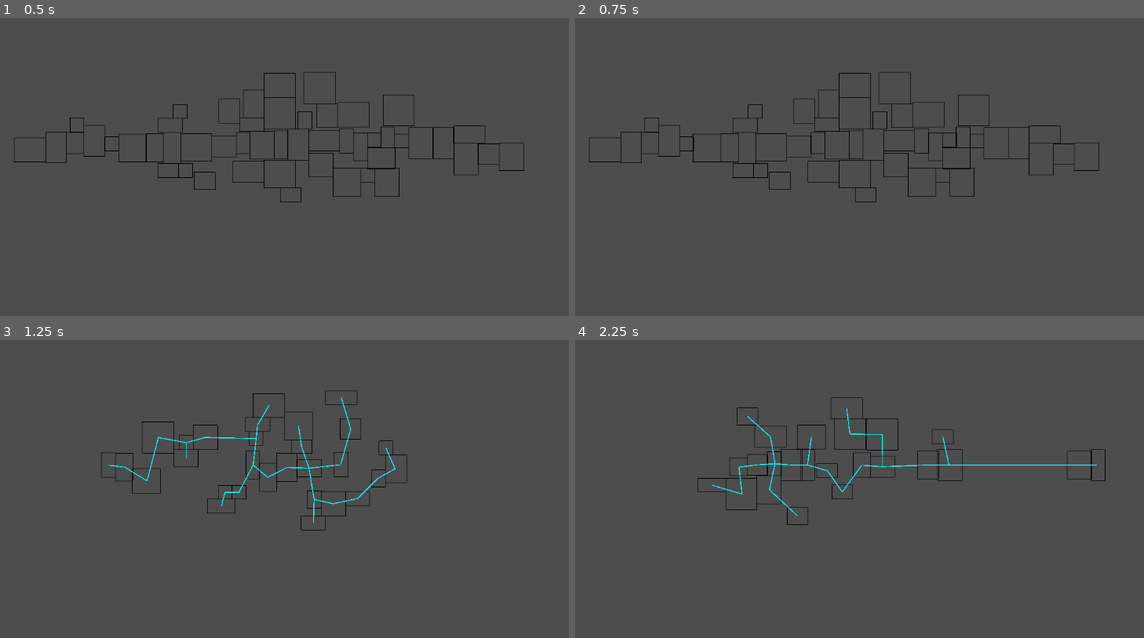
Above: before the commit, frames 1-4 (two rows, left to right).
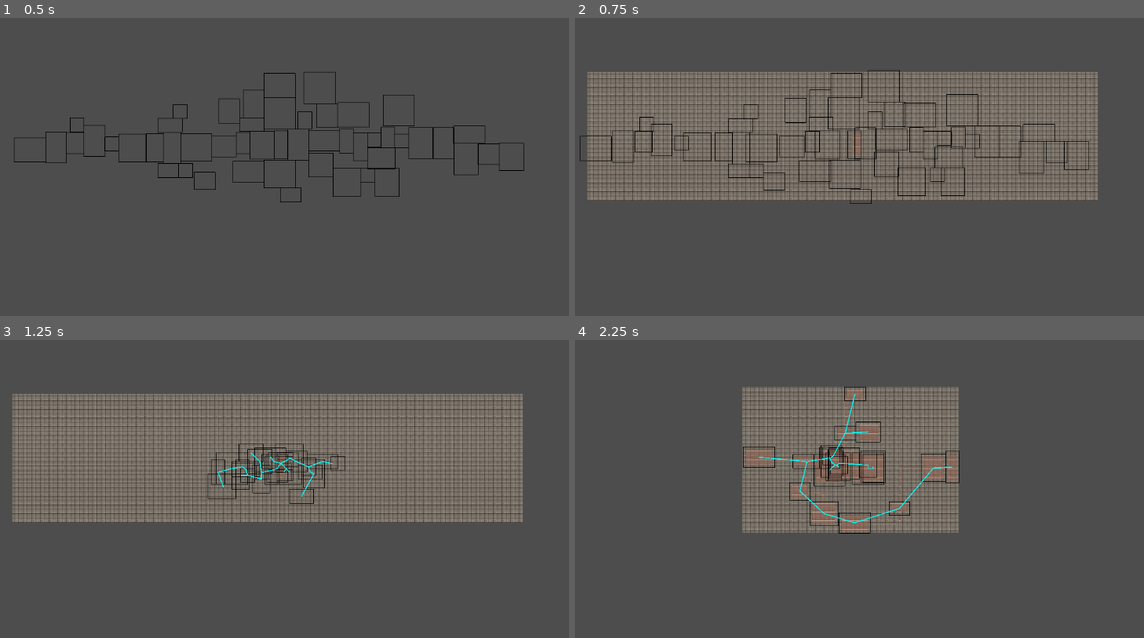
Above: after the commit, the same moments.

Repository: Dremoros/PxlSword
Game: Godot game, scene res://main.tscn
Same seed, same stepped clock (60 frames per second), same inputs: the game is played once before the commit and once after it. The project has no main scene, so this scene is started directly.
Inputs:
- Up to frame 1 (0.5 s): no input
- Up to frame 2 (0.75 s): hold Tab (ui_focus_next) from 0.53 s (still down)
- Up to frame 3 (1.25 s): keep holding Tab (ui_focus_next); tap Space (ui_select) at 0.77 s
- Up to frame 4 (2.25 s): release Tab (ui_focus_next) at 1.28 s; tap Tab (ui_focus_next) at 1.35 s; tap Space (ui_select) at 1.52 s; hold Tab (ui_focus_next) from 2.03 s (still down)

Frame 1 is identical in both runs. In frame 2, 31% of the frame differs, in the area x 0-93%, y 17-63%; in frame 3, 32%, in the area x 2-92%, y 16-64%; in frame 4, 16%.
Error after the commit: Invalid call. Nonexistent function 'get_closest_point' in base 'Nil'. (res://main.gd:128)

Commit message:
Basic map done

Diff:
--- a/main.gd
+++ b/main.gd
@@ -1,6 +1,8 @@
 extends Node2D
 
 var Room = preload("res://room.tscn")
+
+@onready var Map = $TileMap
 
 #tile size of the room's tile in pxl
 var tile_size = 32
@@ -70,6 +72,8 @@
 			n.queue_free()
 		path = null
 		make_rooms()
+	if event.is_action_pressed('ui_focus_next'):
+		make_map()
 
 func find_mst(nodes):
 	# Prim's algorithm
@@ -95,3 +99,60 @@
 		path.connect_points(path.get_closest_point(p), n)
 		nodes.erase(min_p)
 	return path
+
+
+func make_map():
+	Map.clear()
+	var full_rect = Rect2()
+	for room in $Rooms.get_children():
+		var r = Rect2(room.position - room.size,
+					room.get_node("CollisionShape2D").shape.extents*2)
+		full_rect = full_rect.merge(r)
+	var topleft = Map.local_to_map(full_rect.position)
+	var bottomright = Map.local_to_map(full_rect.end)
+	for x in range(topleft.x, bottomright.x):
+		for y in range(topleft.y, bottomright.y):
+			Map.set_cell(0, Vector2i(x, y), 0, Vector2i(1,0), 0)
+
+	# Carve the rooms from the walls
+	var corridors = [] # One corridor per connection
+	for room in $Rooms.get_children():
+		var s = (room.size / tile_size).floor()
+		var pos = Map.local_to_map(room.position)
+		var ul = (room.position / tile_size).floor() - s
+		#This iteration range create the space between the rooms
+		for x in range(2, s.x * 2 - 1):
+			for y in range(2, s.y * 2 - 1):
+				Map.set_cell(0, Vector2i(ul.x + x, ul.y + y), 0, Vector2i(0,0), 0)
+		# Carve connecting corridor
+		var p = path.get_closest_point(room.position)
+		for conn in path.get_point_connections(p):
+			if not conn in corridors:
+				var start = Map.local_to_map(Vector2(path.get_point_position(p).x,
+													path.get_point_position(p).y))
+				var end = Map.local_to_map(Vector2(path.get_point_position(conn).x,
+													path.get_point_position(conn).y))
+				carve_path(start, end)
+		corridors.append(p)
+
+func carve_path(start, end):
+
+	var difference_x = sign(end.x - start.x)
+	var difference_y = sign(end.y - start.y)
+
+	if difference_x == 0:
+		difference_x = pow(-1.0, randi() % 2)
+	if difference_y == 0:
+		difference_y = pow(-1.0, randi() % 2)
+
+	var x_over_y = start
+	var y_over_x = end
+
+	if randi() % 2 > 0:
+		x_over_y = end
+		y_over_x = start
+
+	for x in range(start.x, end.x, difference_x):
+		Map.set_cell(0, Vector2i(x, y_over_x.y), 0, Vector2i(0,0), 0)
+	for y in range(start.y, end.y, difference_y):
+		Map.set_cell(0, Vector2i(x_over_y.x, y), 0, Vector2i(0,0), 0)
--- a/main.tscn
+++ b/main.tscn
@@ -1,6 +1,23 @@
-[gd_scene load_steps=2 format=3 uid="uid://dhj1jxy0jheig"]
+[gd_scene load_steps=5 format=3 uid="uid://dhj1jxy0jheig"]
 
 [ext_resource type="Script" path="res://main.gd" id="1_baaaq"]
+[ext_resource type="Texture2D" uid="uid://cyolsddo6acvn" path="res://Assets/Tile_set_temp_32.png" id="2_fkjx4"]
+
+[sub_resource type="TileSetAtlasSource" id="TileSetAtlasSource_ne3a6"]
+texture = ExtResource("2_fkjx4")
+texture_region_size = Vector2i(32, 32)
+0:0/0 = 0
+0:0/0/physics_layer_0/linear_velocity = Vector2(0, 0)
+0:0/0/physics_layer_0/angular_velocity = 0.0
+1:0/0 = 0
+1:0/0/physics_layer_0/linear_velocity = Vector2(0, 0)
+1:0/0/physics_layer_0/angular_velocity = 0.0
+1:0/0/physics_layer_0/polygon_0/points = PackedVector2Array(-16, -16, 16, -16, 16, 16, -16, 16)
+
+[sub_resource type="TileSet" id="TileSet_7bdae"]
+tile_size = Vector2i(32, 32)
+physics_layer_0/collision_layer = 1
+sources/0 = SubResource("TileSetAtlasSource_ne3a6")
 
 [node name="Main" type="Node2D"]
 script = ExtResource("1_baaaq")
@@ -11,5 +28,7 @@
 zoom = Vector2(0.1, 0.1)
 
 [node name="TileMap" type="TileMap" parent="."]
+show_behind_parent = true
+tile_set = SubResource("TileSet_7bdae")
 cell_quadrant_size = 32
 format = 2
Binary file added: Assets/Tile_set_temp_32.png
Not shown, added: Assets/Tile_set_temp_32.png.import
Binary file added: Assets/Tile_set_temp_64.png
Not shown, added: Assets/Tile_set_temp_64.png.import
